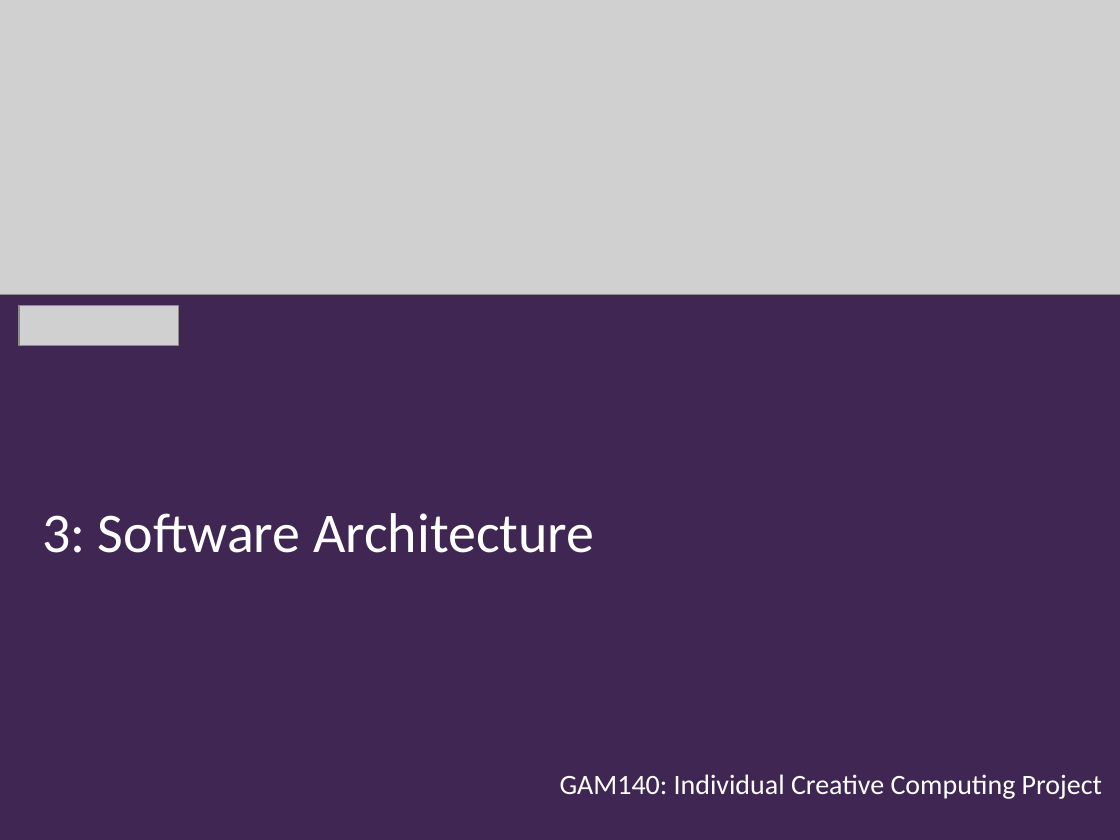
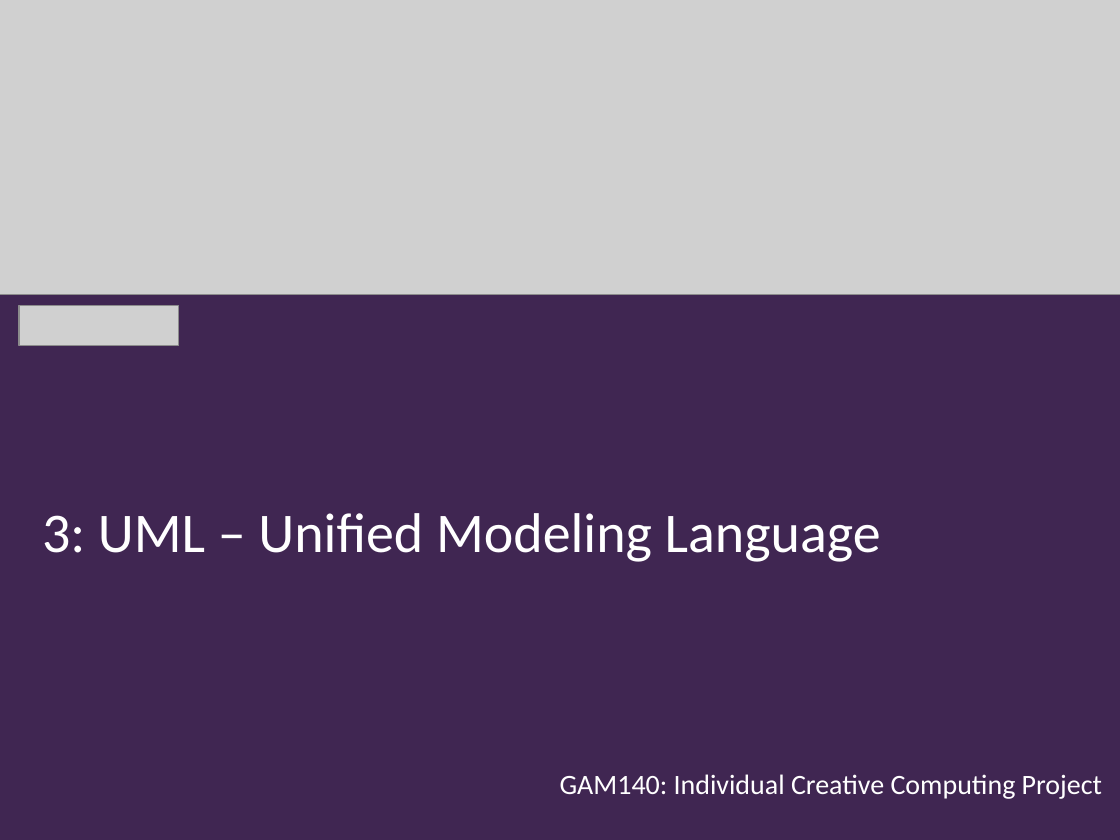
Before and after one commit to Falmouth-Games-Academy/bsc-course-materials, a slide deck: slide 1 of COMP140/04/2019-20-COMP140-04-lecture.pptx. Drawn at 1120x840 pixels with LibreOffice and Linux fonts; fonts in the diff are those of the drawing; grey boxes stand for pictures; background and template pictures are left out. Boxes give left, top, right and bottom in pixels: in the first picture for what was removed or moved away, otherwise in the second. Text is boxed around its words. In the diff, an @@ line names an element or a change of style, - is before the commit and + after.

```diff
--- a/COMP140/04/2019-20-COMP140-04-lecture.pptx
+++ b/COMP140/04/2019-20-COMP140-04-lecture.pptx
@@ text at (42, 513, 881, 562): text changed @@
-3: Software Architecture
+3: UML – Unified Modeling Language
```
Also in this commit, not shown: 3 other slides changed, 10 slides added, 10 slides removed, 2 other files.
